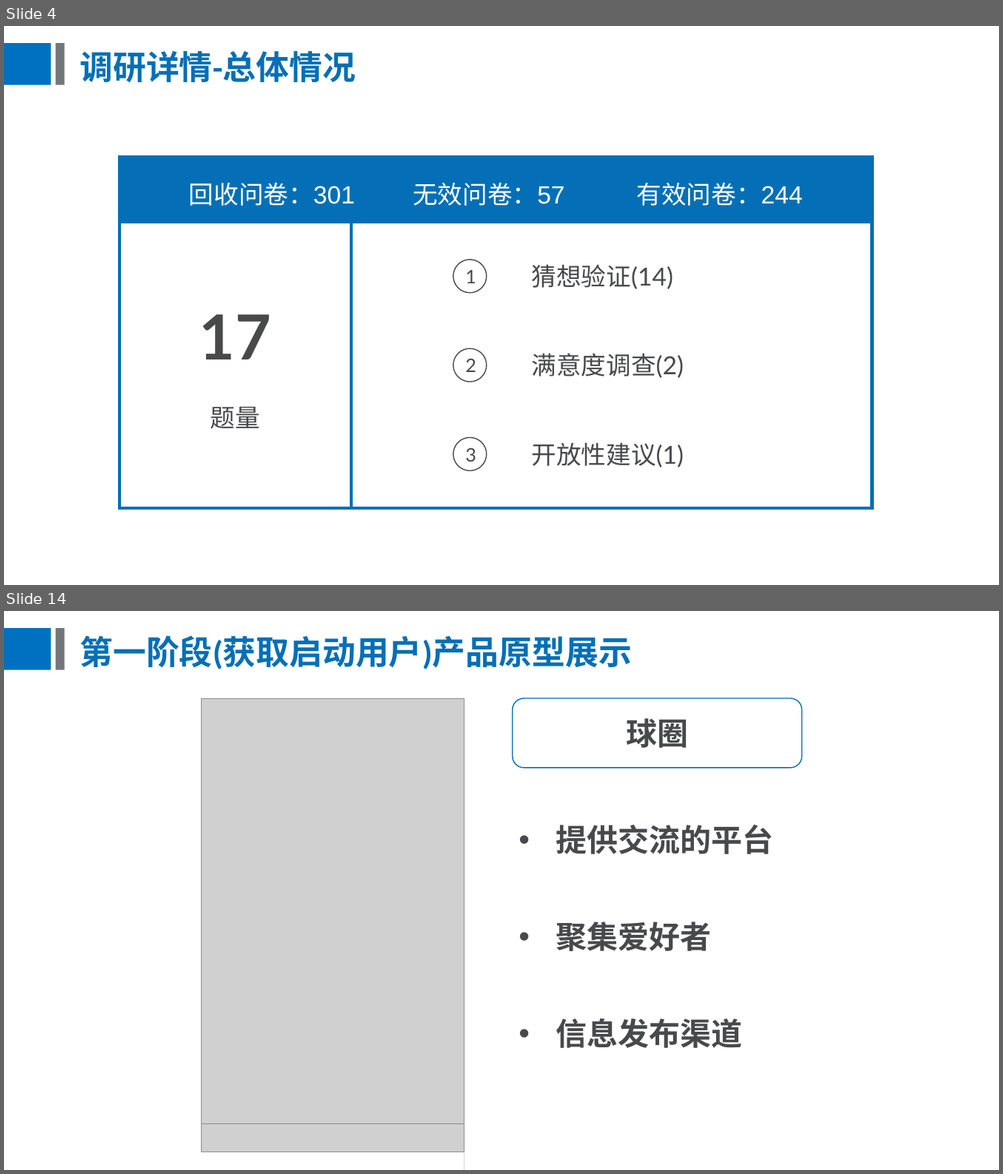
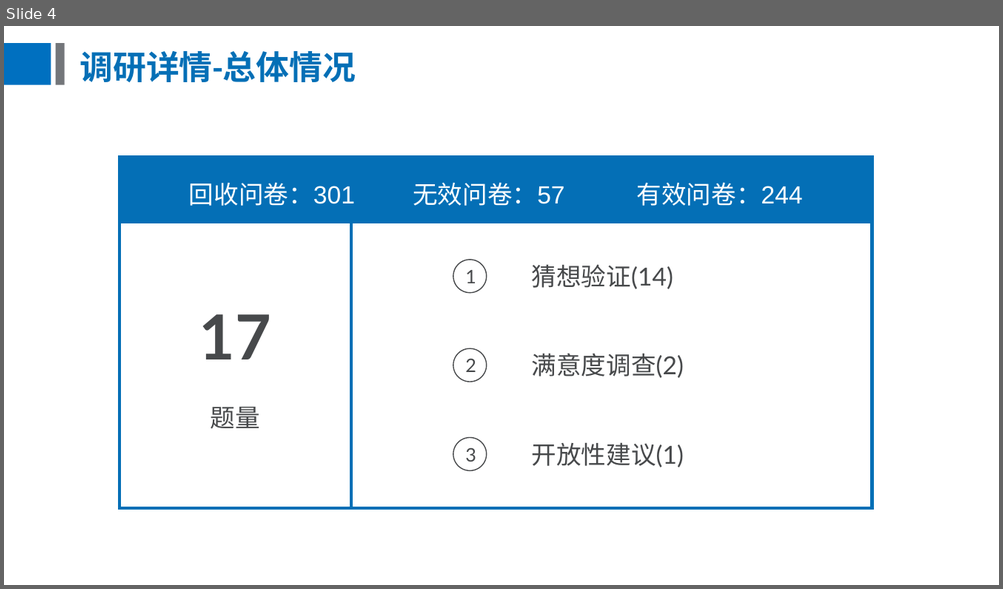
Before and after one commit to BursonHandsom/trainBusiness-ydl, a slide deck: 校园课问卷调研.pptx. Shown one above the other, each under a label of ours: slides 4 and 14 before the commit, slide 4 after it; the slides between them are not shown. The pictures are 1003x1174 and 1003x589 pixels, drawn with LibreOffice and Linux fonts; fonts in the diff are those of the drawing; grey boxes stand for pictures. Boxes give left, top, right and bottom in pixels: in the first picture for what was removed or moved away, otherwise in the second. Text is boxed around its words. In the diff, an @@ line names an element or a change of style, - is before the commit and + after.

```diff
--- a/校园课问卷调研.pptx
+++ b/校园课问卷调研.pptx
@@ slide 14 removed at bbox=[4, 611, 999, 1170], background #FFFFFF; not listed: 2 template elements that a slide beside it also shows @@
@@ title removed at bbox=[79, 635, 631, 669] @@
-第一阶段(获取启动用户)产品原型展示
@@ group removed at bbox=[201, 698, 802, 1170]: 2 pictures, 1 text, 1 rounded rectangle, 1 rectangle @@
-• 提供交流的平台
-• 聚集爱好者
-• 信息发布渠道
-球圈
```
Also in this commit, not shown: 1 slide changed, 24 slides added, 13 other slides removed, 1 other file.
